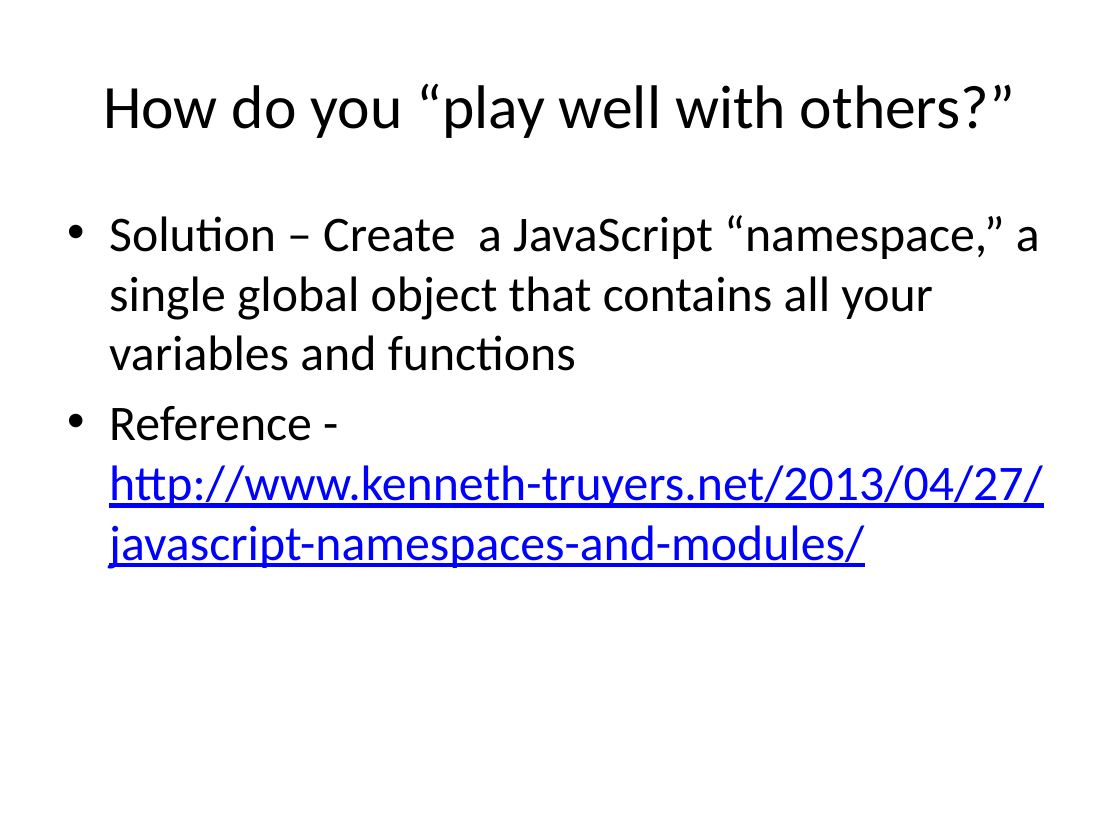
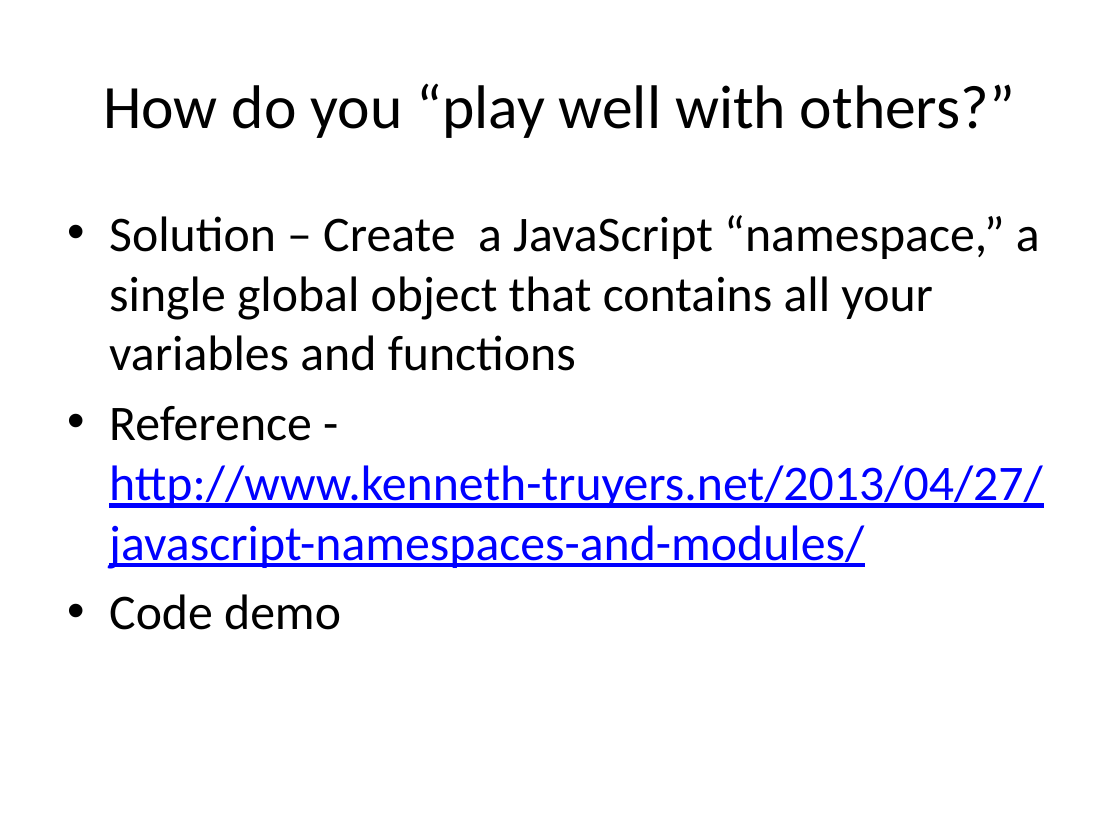
Before and after one commit to paul-burtness/webdevmojo, a slide deck: slide 14 of webdevmojo.pptx. Drawn at 1120x840 pixels with LibreOffice and Linux fonts; fonts in the diff are those of the drawing. Boxes give left, top, right and bottom in pixels: in the first picture for what was removed or moved away, otherwise in the second. Text is boxed around its words. In the diff, an @@ line names an element or a change of style, - is before the commit and + after.

```diff
--- a/webdevmojo.pptx
+++ b/webdevmojo.pptx
@@ text at [109, 594, 341, 630]: paragraph added @@
+• Code demo
```
Also in this commit, not shown: 4 other slides changed, 3 other files.
